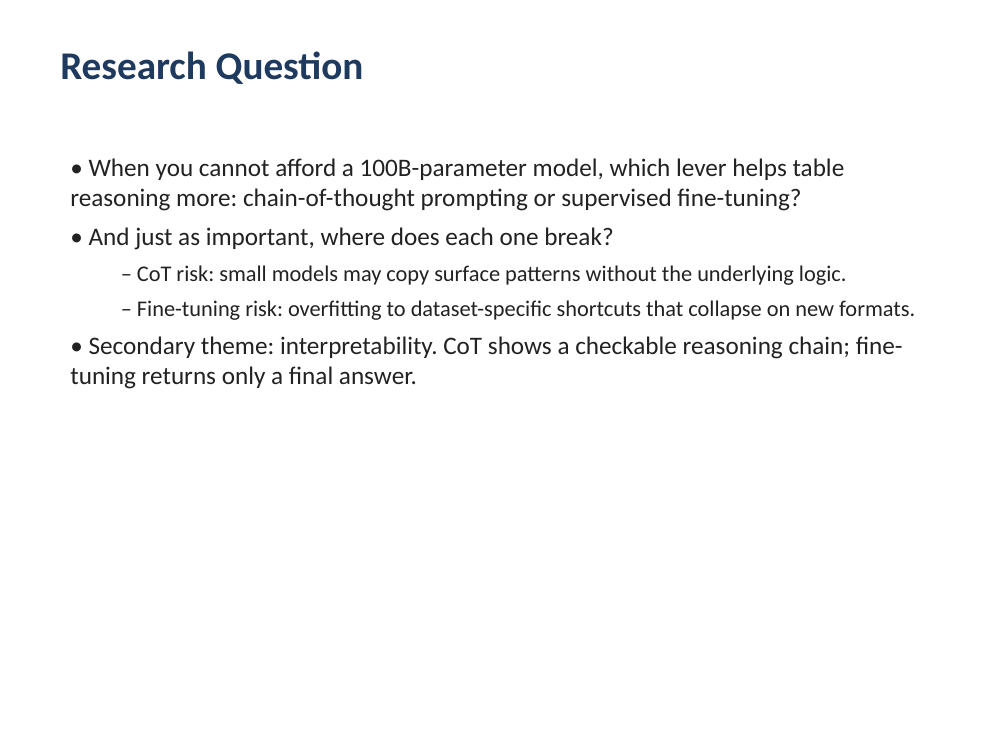
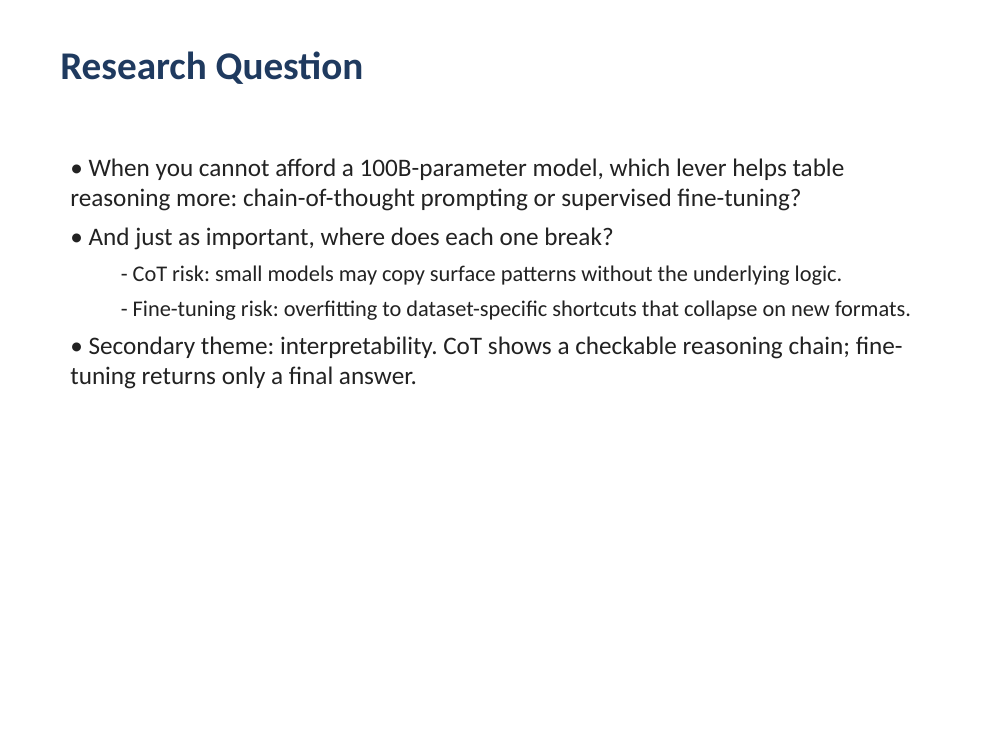
Before and after one commit to adiseshvsanklapur/ECS111FinalProject, a slide deck: slide 3 of slides/ECS111_slides.pptx. Drawn at 1008x756 pixels with LibreOffice and Linux fonts; fonts in the diff are those of the drawing. Boxes give left, top, right and bottom in pixels: in the first picture for what was removed or moved away, otherwise in the second. Text is boxed around its words. In the diff, an @@ line names an element or a change of style, - is before the commit and + after.

Commit message:
docs: de-slop results guide and slide/notebook generators, regenerate artifacts
Remove em/en dashes and buzzwords from results/README, the slide text, and the
notebook generators, then regenerate the deck and notebooks so the rendered
output matches. No tokens, numbers, or logic changed.

```diff
--- a/slides/ECS111_slides.pptx
+++ b/slides/ECS111_slides.pptx
@@ text at [133,265,911,320]: text changed @@
-  – CoT risk: small models may copy surface patterns without the underlying logic.
-  – Fine-tuning risk: overfitting to dataset-specific shortcuts that collapse on new formats.
+  - CoT risk: small models may copy surface patterns without the underlying logic.
+  - Fine-tuning risk: overfitting to dataset-specific shortcuts that collapse on new formats.
```
Also in this commit, not shown: 4 other slides changed, 10 other files.
